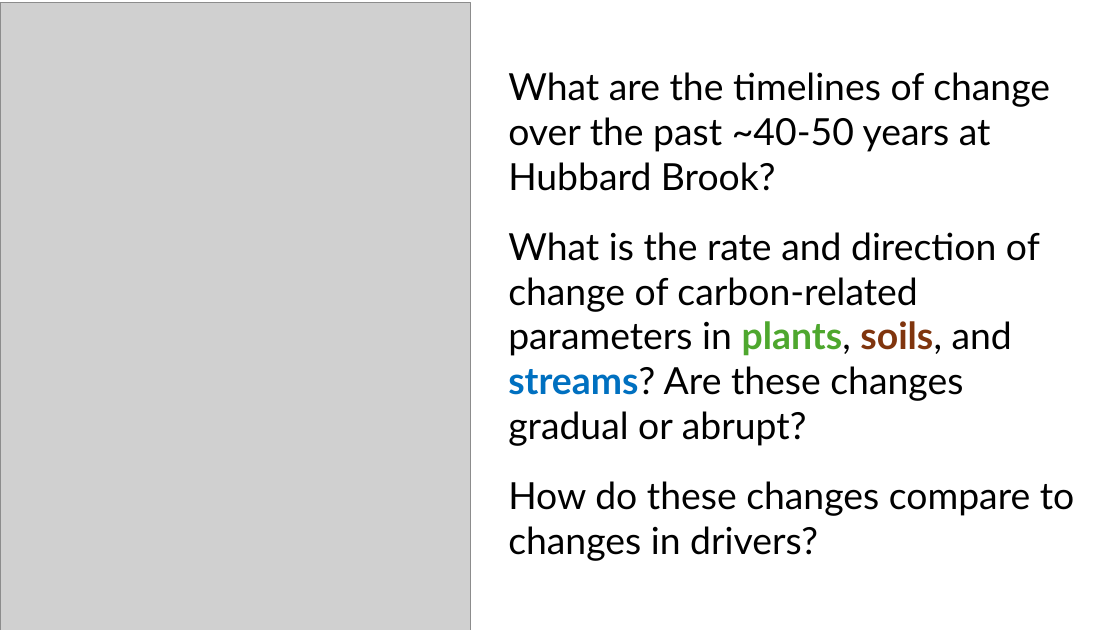
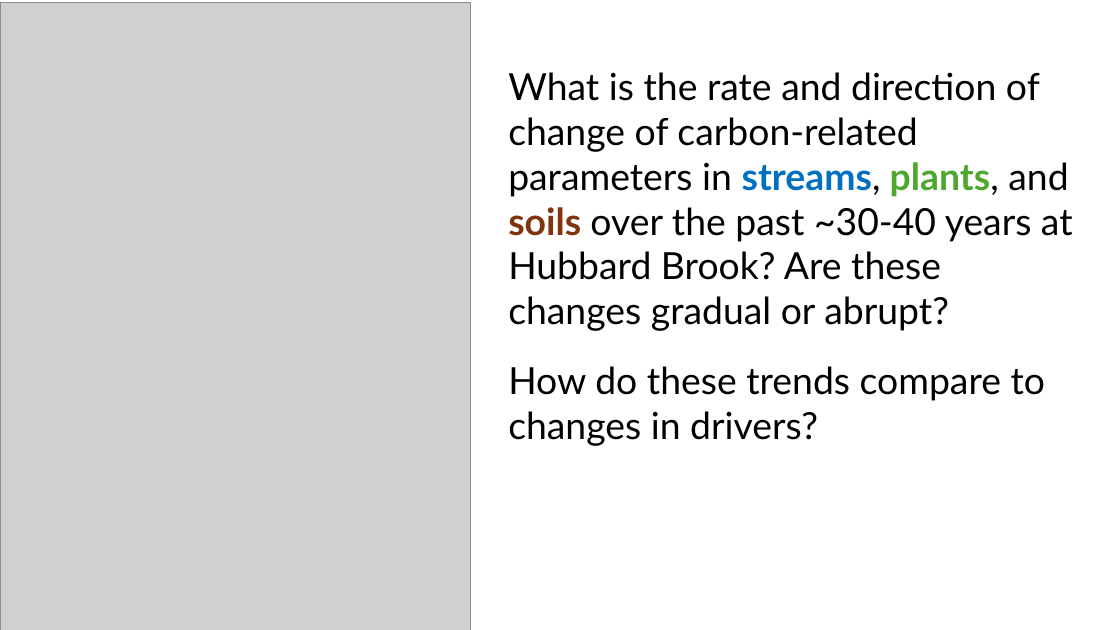
Before and after one commit to CaitlinPries/HB-Temporal-Carbon, a slide deck: slide 4 of Temporal C HB Meeting.pptx. Drawn at 1120x630 pixels with LibreOffice and Linux fonts; fonts in the diff are those of the drawing; grey boxes stand for pictures. Boxes give left, top, right and bottom in pixels: in the first picture for what was removed or moved away, otherwise in the second. Text is boxed around its words. In the diff, an @@ line names an element or a change of style, - is before the commit and + after.

```diff
--- a/Temporal C HB Meeting.pptx
+++ b/Temporal C HB Meeting.pptx
@@ text at [508, 72, 1073, 446]: text changed @@
-What are the timelines of change over the past ~40-50 years at Hubbard Brook?
-What is the rate and direction of change of carbon-related parameters in plants, soils, and streams? Are these changes gradual or abrupt?
-How do these changes compare to changes in drivers?
+What is the rate and direction of change of carbon-related parameters in streams, plants, and soils over the past ~30-40 years at Hubbard Brook? Are these changes gradual or abrupt?
+How do these trends compare to changes in drivers?
```
Also in this commit, not shown: 5 other slides changed, 7 slides added, 6 slides removed, 14 other files.
